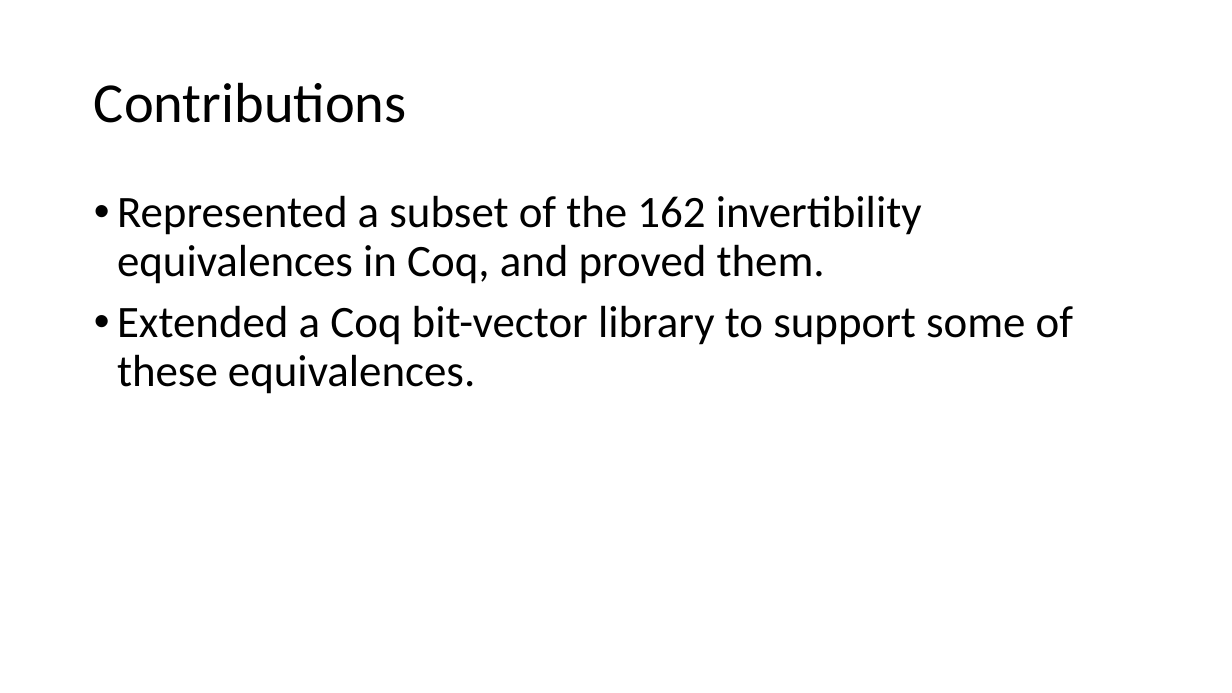
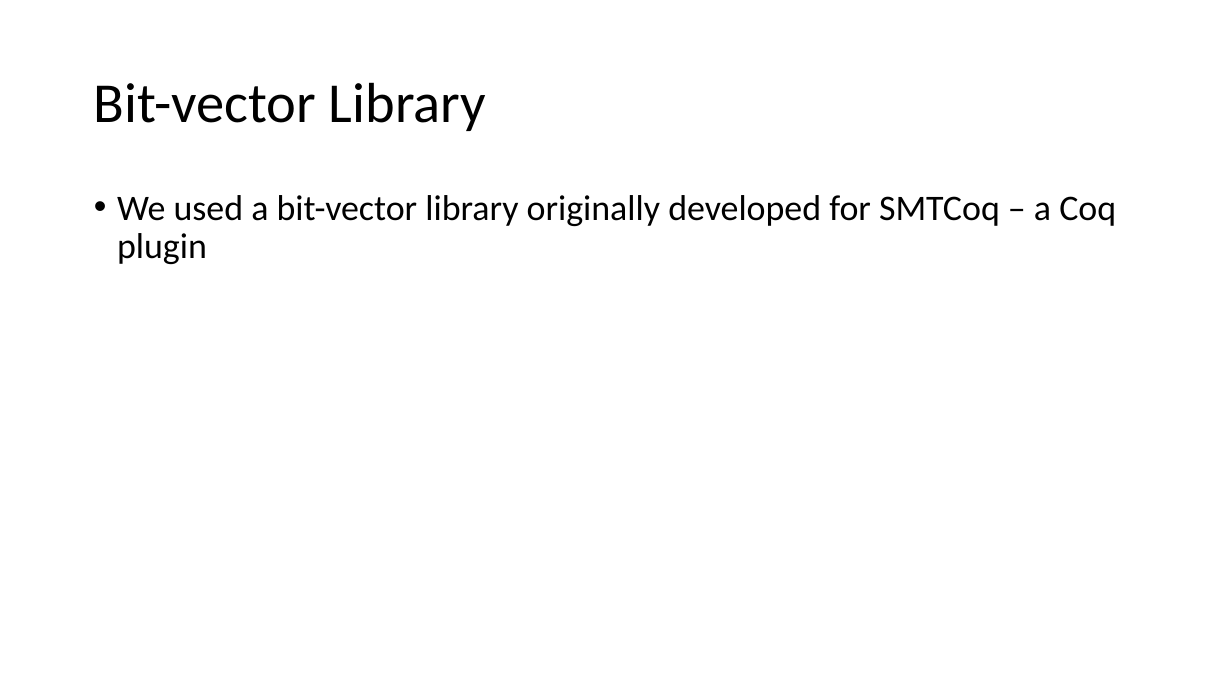
Before and after one commit to arjunvish/pxtp2019presentation, a slide deck: slide 9 of Presentation.pptx (slide 8 before the commit). Drawn at 1232x693 pixels with LibreOffice and Linux fonts; fonts in the diff are those of the drawing. Boxes give left, top, right and bottom in pixels: in the first picture for what was removed or moved away, otherwise in the second. Text is boxed around its words. In the diff, an @@ line names an element or a change of style, - is before the commit and + after.

```diff
--- a/Presentation.pptx
+++ b/Presentation.pptx
@@ title at (94, 82, 486, 131): text changed @@
-Contributions
+Bit-vector Library
@@ text at (117, 195, 1116, 264): text changed; size 35 to 28 pt @@
-• Represented a subset of the 162 invertibility equivalences in Coq, and proved them.
-• Extended a Coq bit-vector library to support some of these equivalences.
+• We used a bit-vector library originally developed for SMTCoq – a Coq plugin
```
Also in this commit, not shown: 2 other slides changed, 1 slide added, 2 other files.
